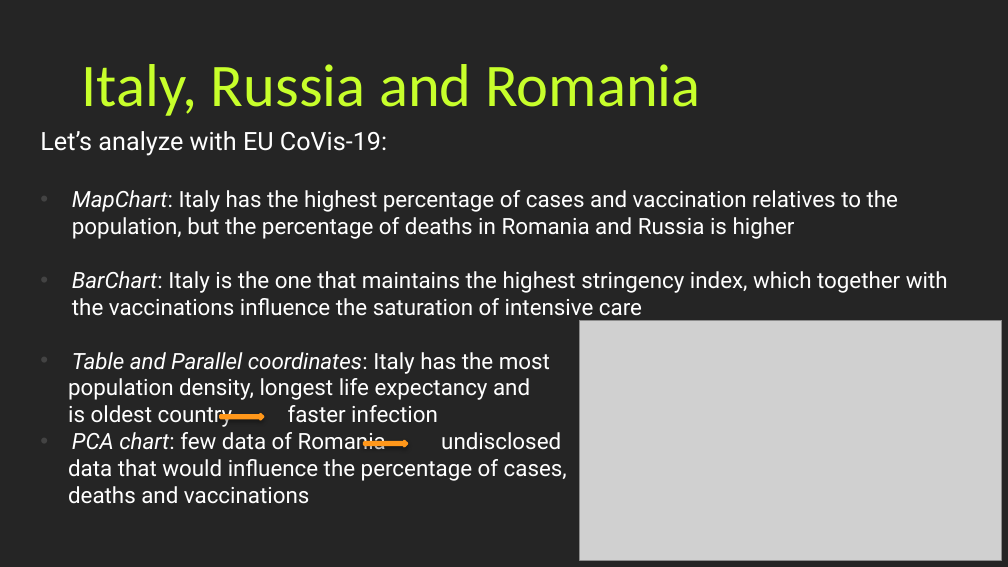
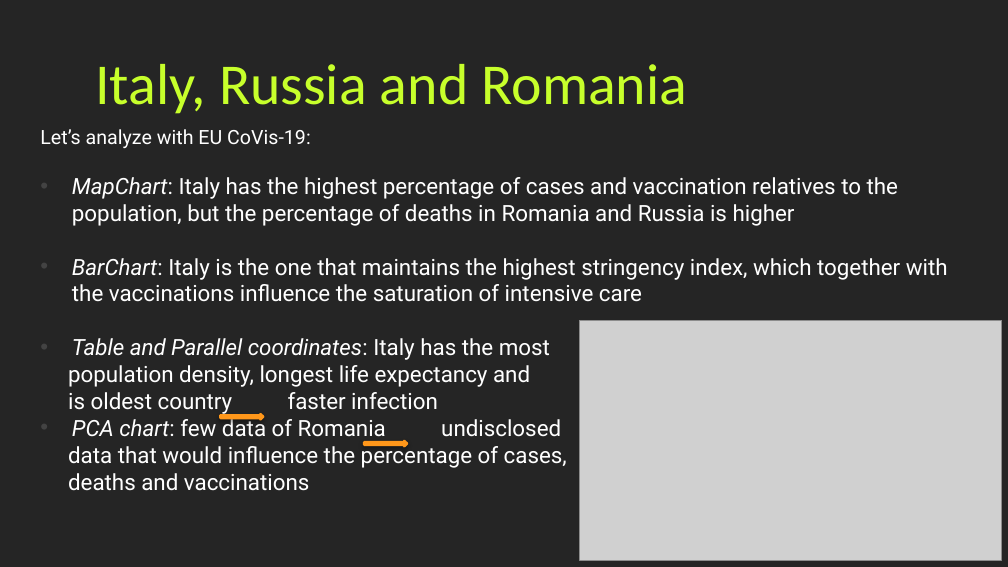
Before and after one commit to Covid19-visualization/Documentation, a slide deck: slide 24 of powerpoint/presentation.pptx (slide 23 before the commit). Drawn at 1008x567 pixels with LibreOffice and Linux fonts; fonts in the diff are those of the drawing; grey boxes stand for pictures. Boxes give left, top, right and bottom in pixels: in the first picture for what was removed or moved away, otherwise in the second. Text is boxed around its words. In the diff, an @@ line names an element or a change of style, - is before the commit and + after.

```diff
--- a/powerpoint/presentation.pptx
+++ b/powerpoint/presentation.pptx
@@ title "Italy, Russia and Romania" at box(95, 64, 687, 114): size 43.2 to 41.3 pt @@
@@ text at box(40, 129, 567, 491): size 18 to 14 pt in "Let’s analyze with EU CoVis-19:"; indent changed @@
@@ right arrow at box(221, 414, 263, 419): proportions changed @@
@@ right arrow at box(364, 442, 406, 447): proportions changed @@
```
Also in this commit, not shown: 17 other slides changed, 2 slides added, 5 other files.
